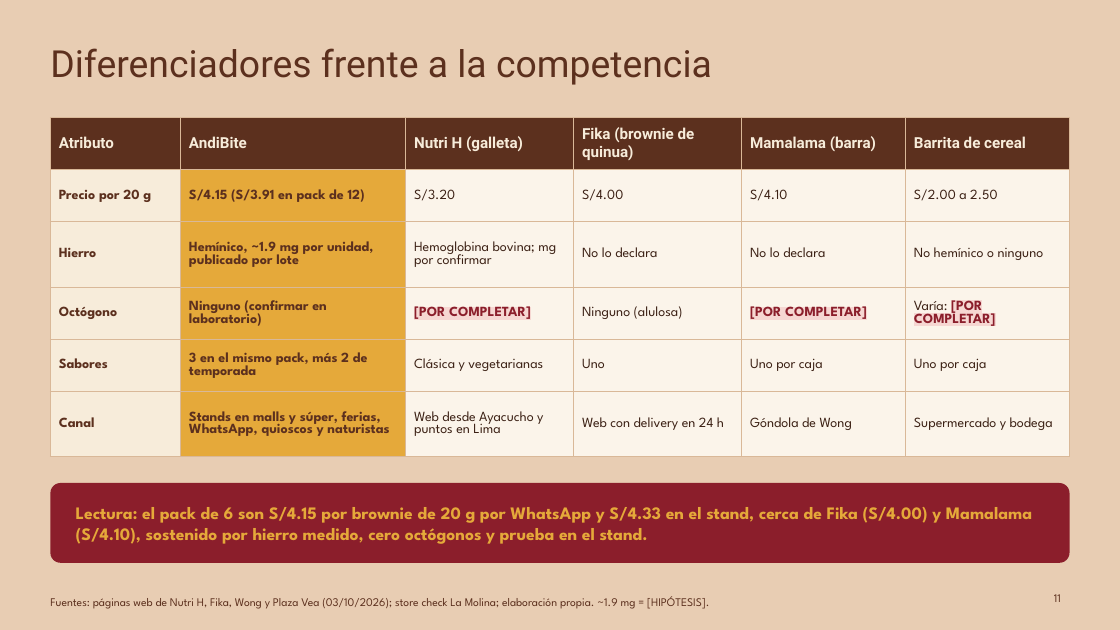
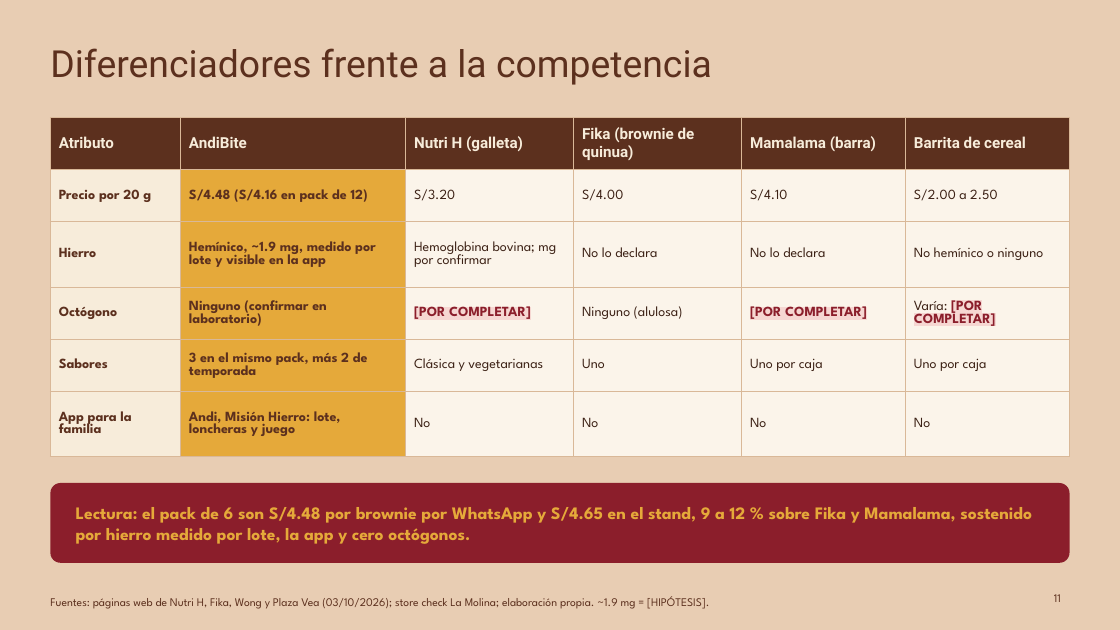
Before and after one commit to Darknow-web/Desarrollo-y-lanzamiento-de-producto-y-marca, a slide deck: slide 11 of 04-reformulacion/T1-presentacion-AndiBite-2-0.pptx. Drawn at 1120x630 pixels with LibreOffice and Linux fonts; fonts in the diff are those of the drawing. Boxes give left, top, right and bottom in pixels: in the first picture for what was removed or moved away, otherwise in the second. Text is boxed around its words. In the diff, an @@ line names an element or a change of style, - is before the commit and + after.

```diff
--- a/04-reformulacion/T1-presentacion-AndiBite-2-0.pptx
+++ b/04-reformulacion/T1-presentacion-AndiBite-2-0.pptx
@@ table at [50,118,1070,440] @@
-row 2, column 2: S/4.15 (S/3.91 en pack de 12)
+row 2, column 2: S/4.48 (S/4.16 en pack de 12)
-row 3, column 2: Hemínico, ~1.9 mg por unidad, publicado por lote
+row 3, column 2: Hemínico, ~1.9 mg, medido por lote y visible en la app
-row 6: Canal | Stands en malls y súper, ferias, WhatsApp, quioscos y naturistas | Web desde Ayacucho y puntos en Lima | Web con delivery en 24 h | Góndola de Wong | Supermercado y bodega
+row 6: App para la familia | Andi, Misión Hierro: lote, loncheras y juego | No | No | No | No
@@ text at [76,507,1032,544]: text changed @@
-Lectura: el pack de 6 son S/4.15 por brownie de 20 g por WhatsApp y S/4.33 en el stand, cerca de Fika (S/4.00) y Mamalama (S/4.10), sostenido por hierro medido, cero octógonos y prueba en el stand.
+Lectura: el pack de 6 son S/4.48 por brownie por WhatsApp y S/4.65 en el stand, 9 a 12 % sobre Fika y Mamalama, sostenido por hierro medido por lote, la app y cero octógonos.
```
Also in this commit, not shown: 10 other slides changed, 1 other file.
